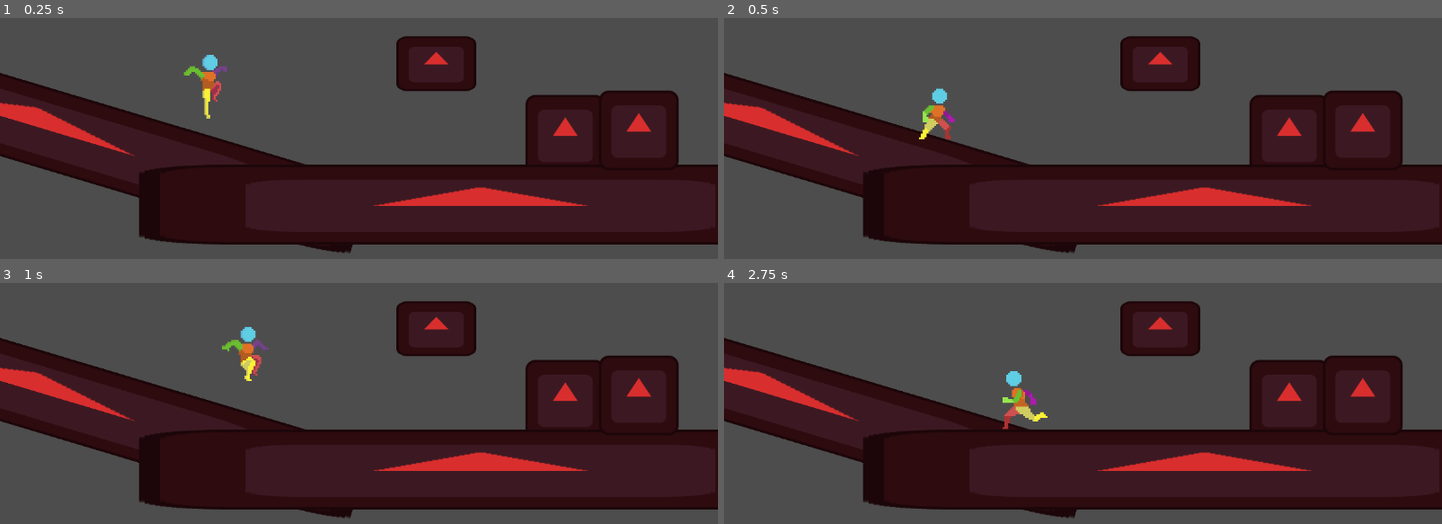
Above: before the commit, frames 1-4 (two rows, left to right).
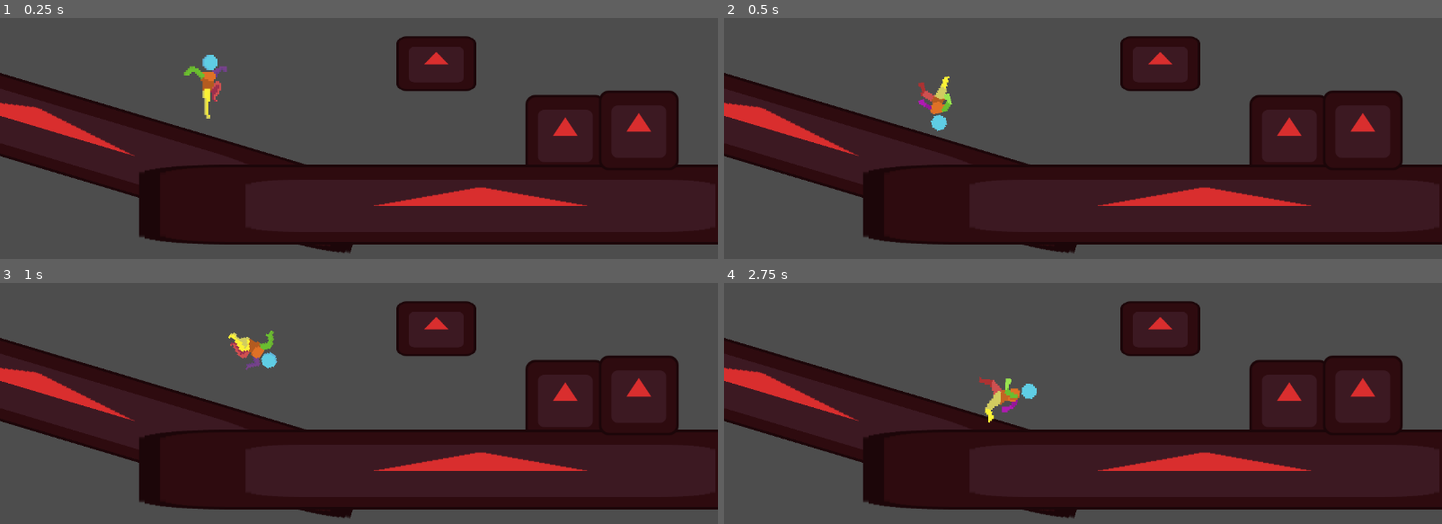
Above: after the commit, the same moments.

Repository: TatusFilipek/GodotTryEndError
Game: Godot game, scene res://scenes/main.tscn
Same seed, same stepped clock (60 frames per second), same inputs: the game is played once before the commit and once after it. The engine's default icon, where the game draws it, is replaced by a stand-in: a white triangle on a blue panel in a dark square.
Inputs (mouse positions are in pixels of both pictures, inside the frame that each line leads up to):
- Up to frame 1 (0.25 s): no input
- Up to frame 2 (0.5 s): no input
- Up to frame 3 (1 s): move the mouse to (516, 323) at 0.52 s; hold D (moveRight) from 0.53 s (still down); hold Ctrl (crouch) from 0.53 s (still down); tap Space (jump) at 0.77 s
- Up to frame 4 (2.75 s): move the mouse to (939, 364) at 1.27 s; release Ctrl (crouch) at 1.28 s; click (939, 364) at 1.35 s; tap Space (jump) at 1.52 s; move the mouse to (outside the picture) at 2.02 s; release D (moveRight) at 2.03 s; hold A (moveLeft) from 2.03 s (still down); hold Alt (sprint) from 2.03 s (still down)

Frame 1 is identical in both runs. In frame 2, 0.7% of the frame differs, in the area x 27-33%, y 23-51%; in frame 3, 0.8%; in frame 4, 1.0%, in the area x 35-46%, y 36-61%.

Commit message:
Kreciolki w nieskaczonosc

Diff:
--- a/scenes/player.tscn
+++ b/scenes/player.tscn
@@ -1306,12 +1306,15 @@
 radius = 16.0
 height = 94.0
 
-[node name="Player" type="CharacterBody2D" unique_id=97587854 node_paths=PackedStringArray("CheckWall", "CheckLedge", "Collider")]
+[node name="Player" type="CharacterBody2D" unique_id=97587854 node_paths=PackedStringArray("CheckWall", "CheckLedge", "CheckHead", "CheckFloor", "CheckSpace", "Collider")]
 script = ExtResource("1_0wfyh")
 sprintMovementMult = 1.75
 jumpForce = 500
 CheckWall = NodePath("CheckWall")
 CheckLedge = NodePath("CheckLedge")
+CheckHead = NodePath("CheckHead")
+CheckFloor = NodePath("CheckFloor")
+CheckSpace = NodePath("CheckSpace")
 Collider = NodePath("collider")
 
 [node name="CheckSpace" type="ShapeCast2D" parent="." unique_id=2018620845]
@@ -1323,6 +1326,11 @@
 modulate = Color(0, 0, 0, 1)
 position = Vector2(16, -31)
 target_position = Vector2(15, 0)
+
+[node name="CheckFloor" type="RayCast2D" parent="." unique_id=1992772984]
+modulate = Color(0, 0, 0, 1)
+position = Vector2(16, 46)
+target_position = Vector2(0, 15)
 
 [node name="CheckHead" type="RayCast2D" parent="." unique_id=566196917]
 modulate = Color(0, 0, 0, 1)
--- a/scripts/airStates.gd
+++ b/scripts/airStates.gd
@@ -22,12 +22,11 @@
 		return
 
 	#check for ledge and if ledge detected grab on it
-
 	if core.IsLedgeDetected() and core.MovementDirection() != 0 and core.velocity.y > 0:
 		machine.change_state("LedgeGrab")
 		return
 
-	core.velocity.y += CalcGravity() * _delta; # Gravity
+	core.velocity.y += core.CalcGravity() * _delta; # Gravity
 
 	VariableJumpHeight()
 	SuperDuperAirStateAnims()
@@ -51,11 +50,3 @@
 				playback.travel("InAirDownApex")
 			else:
 				playback.travel("InAirUpApex")
-
-func CalcGravity() -> float:
-	var gravityMultiplier = core.normalGravityMult
-	if not core.is_on_floor():
-		if(core.velocity.y <= -core.gravityBuffer): gravityMultiplier = core.normalGravityMult
-		else: if(core.velocity.y > -core.gravityBuffer): gravityMultiplier = core.fallingGravityMult
-
-	return gravityMultiplier * core.gravityForce + core.velocity.y * gravityMultiplier/100
--- a/scripts/crouchIdle.gd
+++ b/scripts/crouchIdle.gd
@@ -5,7 +5,6 @@
 	super.enter()
 
 	playback.travel("CrouchIdle")
-	#core.velocity.x = 0
 
 func exit() -> void:
 	super.exit()
--- a/scripts/groundStates.gd
+++ b/scripts/groundStates.gd
@@ -12,7 +12,7 @@
 func physics_update(_delta: float) -> void:
 	super.physics_update(_delta)
 
-	if not core.is_on_floor():
+	if not core.is_on_floor() and not core.CheckFloor.is_colliding():
 		machine.change_state("FallIdle")
 		return
 
@@ -26,4 +26,5 @@
 		machine.change_state("WallTouch")
 		return
 
+	core.velocity.y += core.CalcGravity() * _delta; # Gravity
 	pass
--- a/scripts/player.gd
+++ b/scripts/player.gd
@@ -32,8 +32,10 @@
 @export var CheckWall : RayCast2D
 @export var CheckLedge : RayCast2D
 @export var CheckHead : RayCast2D
+@export var CheckFloor : RayCast2D
 @export var CheckSpace : ShapeCast2D
 @export var Collider : CollisionShape2D
+@export var Sprite : AnimatedSprite2D
 
 var lastSpriteOrientation : bool
 var facingDirection = 1
@@ -49,7 +51,9 @@
 	CheckWall = get_node("CheckWall")
 	CheckHead = get_node("CheckHead")
 	CheckSpace = get_node("CheckSpace")
+	CheckFloor = get_node("CheckFloor")
 	Collider = get_node("collider")
+	Sprite = get_node("AnimatedSprite2D")
 
 # physics update
 func _physics_process(delta: float) -> void:
@@ -71,6 +75,9 @@
 	return movementDirection
 
 func GetSpriteOrientation() -> void:
+	if is_on_floor() or CheckFloor.is_colliding():
+		print(get_floor_angle(Vector2(0, -1)))
+		sprite.rotate(get_floor_angle(Vector2(0, -1)))
 	if canChangeDir:
 		if MovementDirection() != 0:
 			lastSpriteOrientation = (MovementDirection() < 0)
@@ -86,6 +93,7 @@
 			CheckHead.position.x *= -1
 			CheckSpace.target_position.x *= -1
 			CheckSpace.position.x *= -1
+			CheckFloor.position.x *= -1
 
 func IsLedgeDetected() -> bool:
 	CheckWall.force_raycast_update()
@@ -118,6 +126,14 @@
 
 	return ledgePos
 
+func CalcGravity() -> float:
+	var gravityMultiplier = normalGravityMult
+	if not is_on_floor():
+		if(velocity.y <= -gravityBuffer): gravityMultiplier = normalGravityMult
+		else: if(velocity.y > -gravityBuffer): gravityMultiplier = fallingGravityMult
+
+	return gravityMultiplier * gravityForce + velocity.y * gravityMultiplier/100
+
 #TODO:
 	#add ledge grab and ledge climb
 	#add dashing or rolling i will decide later
